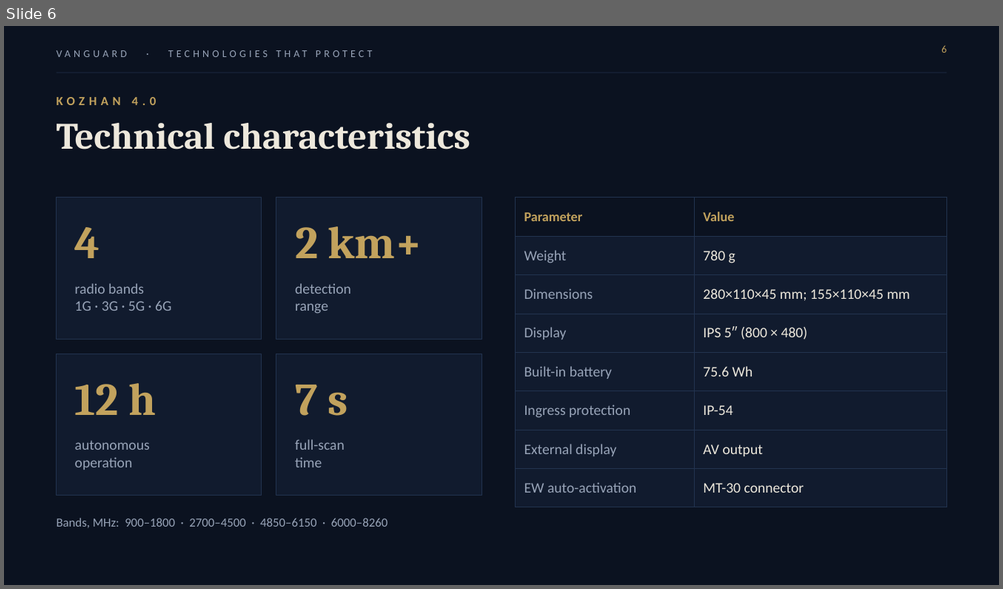
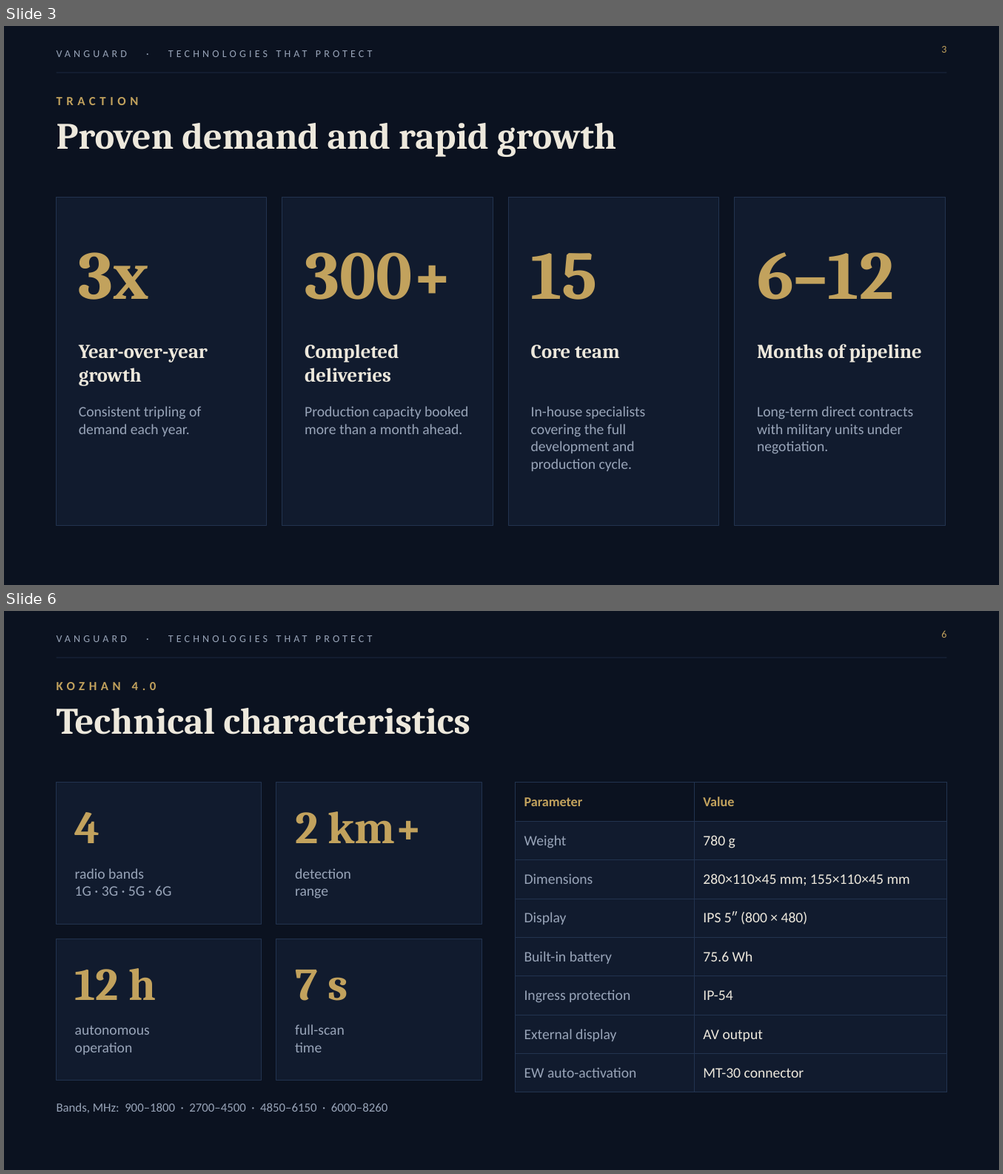
Before and after one commit to Orangepranik/presentation-vanguard, a slide deck: Vanguard_Investor_Presentation_Norway.pptx. Shown one above the other, each under a label of ours: slide 6 before the commit, slides 3 and 6 after it; the slides between them are not shown. The pictures are 1003x589 and 1003x1174 pixels, drawn with LibreOffice and Linux fonts; fonts in the diff are those of the drawing; background and template pictures are left out. Boxes give left, top, right and bottom in pixels: in the first picture for what was removed or moved away, otherwise in the second. Text is boxed around its words. In the diff, an @@ line names an element or a change of style, - is before the commit and + after.

```diff
--- a/Vanguard_Investor_Presentation_Norway.pptx
+++ b/Vanguard_Investor_Presentation_Norway.pptx
@@ slide 3 added at (4, 26, 999, 585), background #0B1220; not listed: 2 template elements that a slide beside it also shows @@
@@ page number added at (941, 46, 946, 53), 10 pt, text #C2A25D @@
+3
@@ text added at (57, 97, 139, 105), 12 pt, text #C2A25D, bold @@
+TRACTION
@@ text added at (57, 123, 616, 157), 36 pt, text #EDE8DC, bold @@
+Proven demand and rapid growth
@@ rectangle added at (57, 198, 267, 526), fill #111B2E, outline #22334F 0.75 pt @@
@@ rectangle added at (282, 198, 492, 526), fill #111B2E, outline #22334F 0.75 pt @@
@@ rectangle added at (509, 198, 719, 526), fill #111B2E, outline #22334F 0.75 pt @@
@@ rectangle added at (734, 198, 945, 526), fill #111B2E, outline #22334F 0.75 pt @@
@@ text added at (79, 252, 149, 300), 66 pt, text #C2A25D, bold @@
+3x
@@ text added at (304, 252, 452, 300), 66 pt, text #C2A25D, bold @@
+300+
@@ text added at (531, 253, 597, 300), 66 pt, text #C2A25D, bold @@
+15
@@ text added at (757, 252, 893, 300), 66 pt, text #C2A25D, bold @@
+6–12
@@ text added at (79, 345, 208, 386), 19 pt, text #EDE8DC, bold @@
+Year-over-year growth
@@ text added at (304, 344, 398, 383), 19 pt, text #EDE8DC, bold @@
+Completed deliveries
@@ text added at (531, 345, 620, 359), 19 pt, text #EDE8DC, bold @@
+Core team
@@ text added at (757, 344, 922, 363), 19 pt, text #EDE8DC, bold @@
+Months of pipeline
@@ text added at (79, 406, 201, 437), 14 pt, text #98A4B8 @@
+Consistent tripling of demand each year.
@@ text added at (304, 406, 468, 434), 14 pt, text #98A4B8 @@
+Production capacity booked more than a month ahead.
@@ text added at (531, 406, 646, 471), 14 pt, text #98A4B8 @@
+In-house specialists covering the full development and production cycle.
@@ text added at (757, 406, 913, 454), 14 pt, text #98A4B8 @@
+Long-term direct contracts with military units under negotiation.
```
Also in this commit, not shown: 4 slides changed, 4 other slides added, 5 slides removed, 1 other file.
